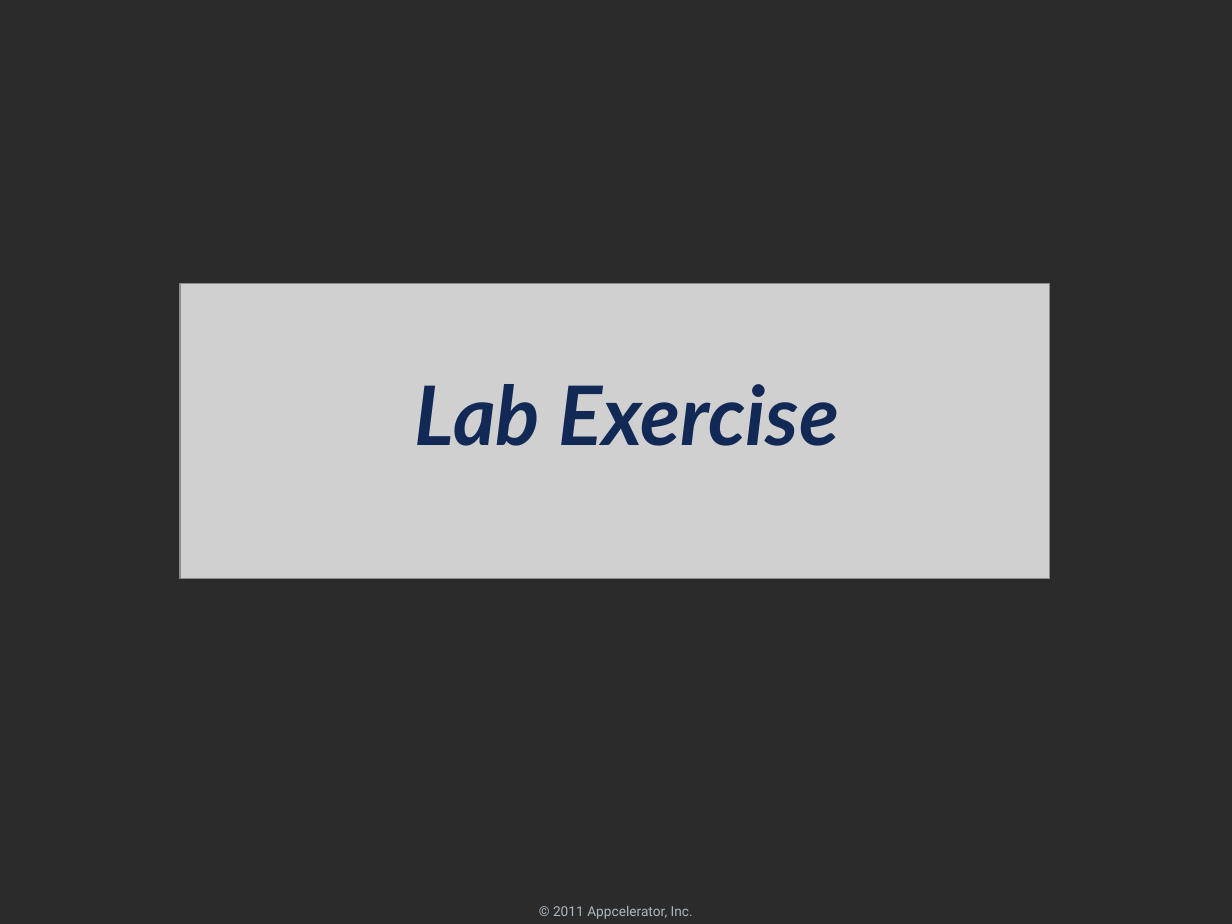
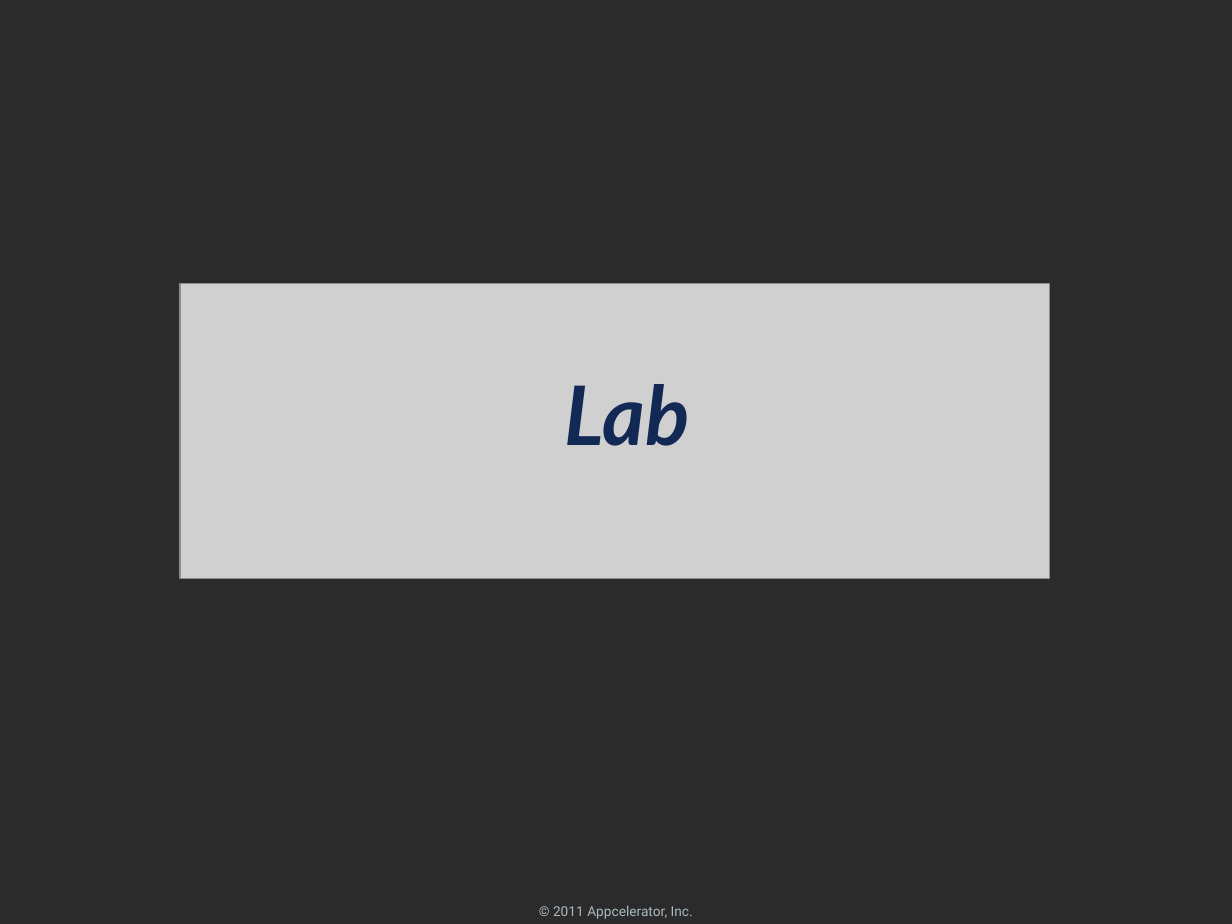
Before and after one commit to appcelerator-forks/appcelerator-training.tcmd_certification, a slide deck: slide 19 of 360/360.pptx. Drawn at 1232x924 pixels with LibreOffice and Linux fonts; fonts in the diff are those of the drawing; grey boxes stand for pictures; background and template pictures are left out; a plain dark background stands for a picture behind light text. Boxes give left, top, right and bottom in pixels: in the first picture for what was removed or moved away, otherwise in the second. Text is boxed around its words. In the diff, an @@ line names an element or a change of style, - is before the commit and + after.

```diff
--- a/360/360.pptx
+++ b/360/360.pptx
@@ title at box(564, 384, 690, 446): text changed @@
-Lab Exercise
+Lab
```
Also in this commit, not shown: 4 other files.
